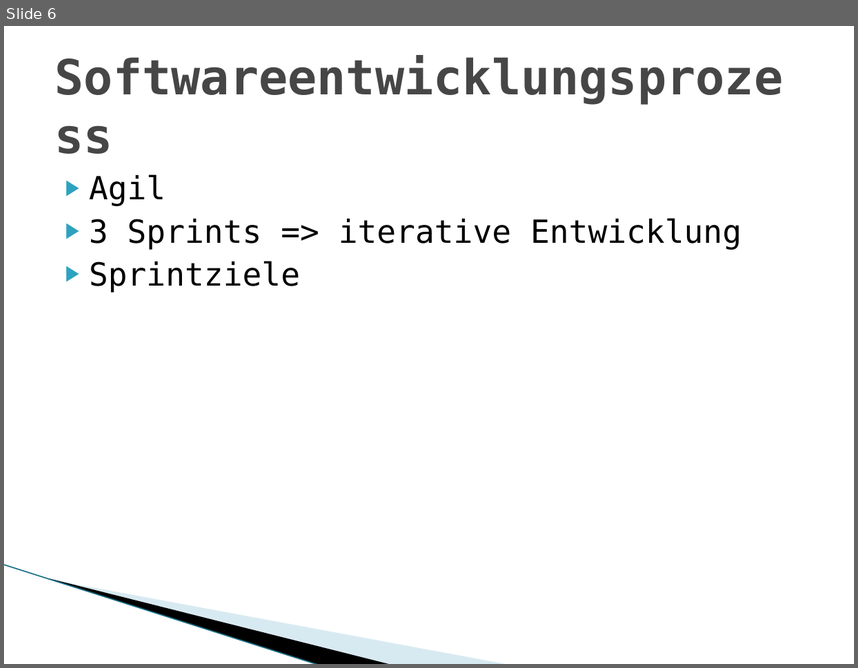
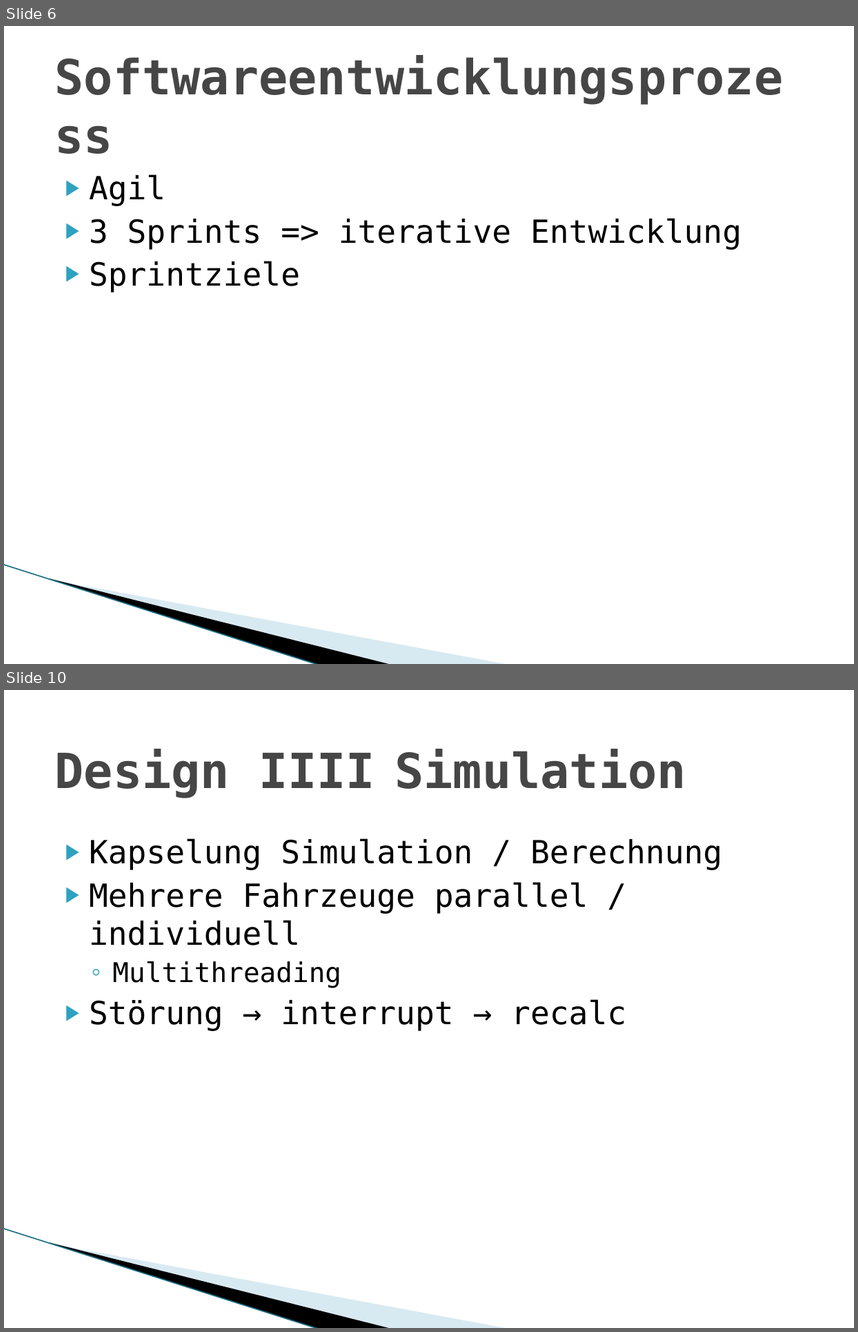
Before and after one commit to adrianbaertschi/TravelPlanner, a slide deck: doc/Travelplaner.pptx. Shown one above the other, each under a label of ours: slide 6 before the commit, slides 6 and 10 after it; the slides between them are not shown. The pictures are 858x668 and 858x1332 pixels, drawn with LibreOffice and Linux fonts; fonts in the diff are those of the drawing; background and template pictures are left out. Boxes give left, top, right and bottom in pixels: in the first picture for what was removed or moved away, otherwise in the second. Text is boxed around its words. In the diff, an @@ line names an element or a change of style, - is before the commit and + after.

```diff
--- a/doc/Travelplaner.pptx
+++ b/doc/Travelplaner.pptx
@@ slide 10 added at [4, 690, 854, 1328], background #FFFFFF; not listed: 3 template elements that a slide beside it also shows @@
@@ title added at [55, 749, 686, 798], 41 pt, text #464646, bold @@
+Design IIII Simulation
@@ text added at [89, 838, 722, 1031], 27 pt, text #000000 @@
+▶ Kapselung Simulation / Berechnung
+▶ Mehrere Fahrzeuge parallel / individuell
+  ◦ Multithreading
+▶ Störung → interrupt → recalc
```
Also in this commit, not shown: 3 slides changed, 2 other slides added, 1 slide removed.
